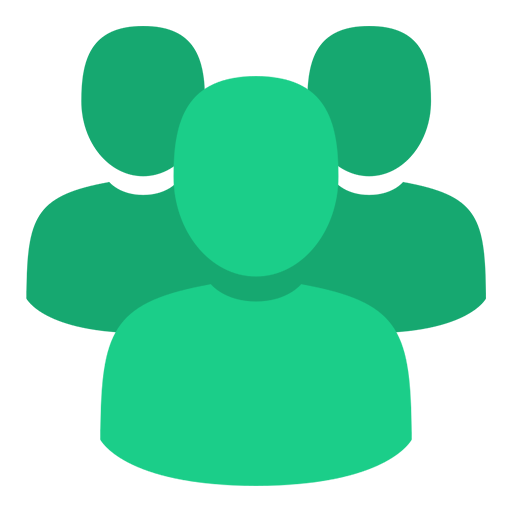
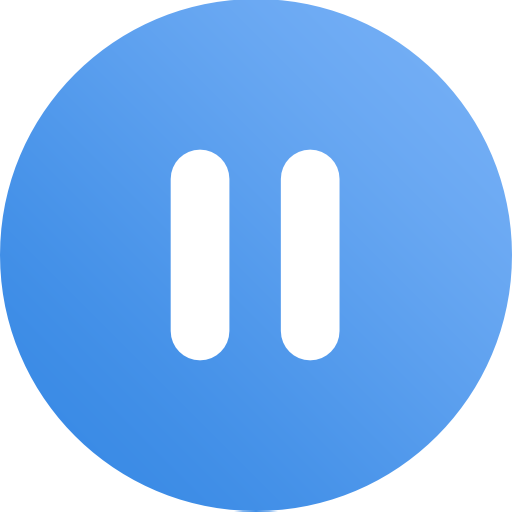
The second 512x512 image is a revision of the first. Changes to its layers:
removed layer "man-user" over (100, 76, 412, 486)
removed layer "man-user copy 2" over (252, 26, 486, 333)
removed layer "man-user copy" over (26, 26, 260, 333)
added layer "pause" above "play-button" over (0, 0, 512, 512)
